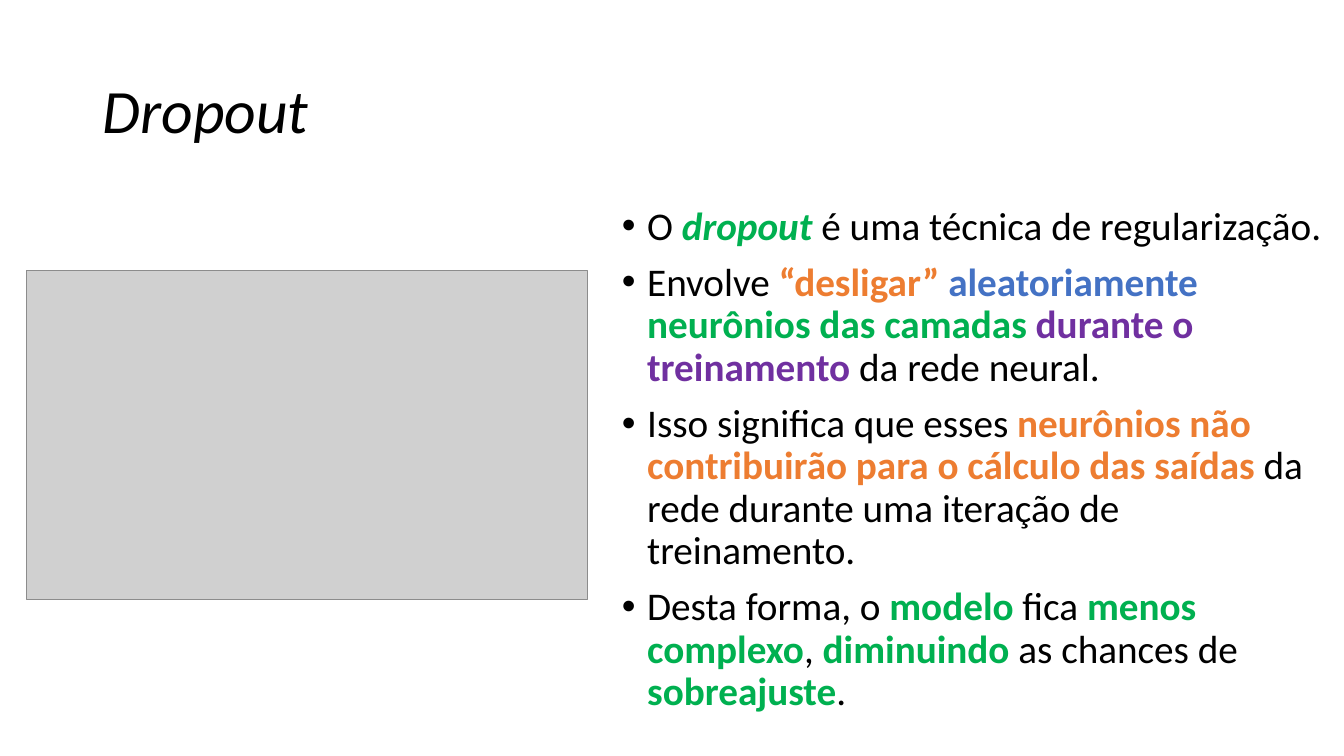
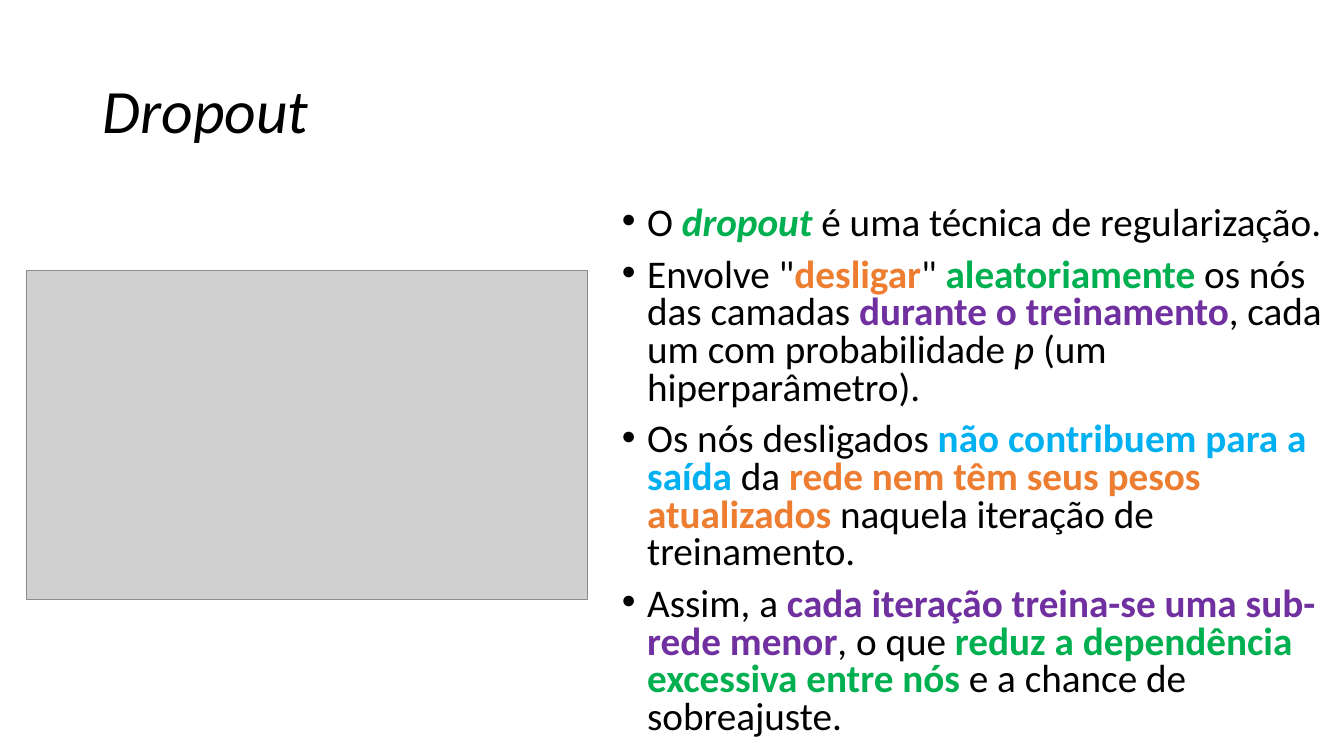
Before and after one commit to zz4fap/c24_inteligencia_artificial, a slide deck: slide 67 of slides/C24_CNN.pptx (slide 66 before the commit). Drawn at 1344x756 pixels with LibreOffice and Linux fonts; fonts in the diff are those of the drawing; grey boxes stand for pictures. Boxes give left, top, right and bottom in pixels: in the first picture for what was removed or moved away, otherwise in the second. Text is boxed around its words. In the diff, an @@ line names an element or a change of style, - is before the commit and + after.

```diff
--- a/slides/C24_CNN.pptx
+++ b/slides/C24_CNN.pptx
@@ text at <box>647,208,1321,243</box>: line spacing 0.9 to 0.8 @@
@@ text at <box>647,260,1321,737</box>: text changed @@
-• Envolve “desligar” aleatoriamente neurônios das camadas durante o treinamento da rede neural.
-• Isso significa que esses neurônios não contribuirão para o cálculo das saídas da rede durante uma iteração de treinamento.
-• Desta forma, o modelo fica menos complexo, diminuindo as chances de sobreajuste.
+• Envolve "desligar" aleatoriamente os nós das camadas durante o treinamento, cada um com probabilidade p (um hiperparâmetro).
+• Os nós desligados não contribuem para a saída da rede nem têm seus pesos atualizados naquela iteração de treinamento.
+• Assim, a cada iteração treina-se uma sub-rede menor, o que reduz a dependência excessiva entre nós e a chance de sobreajuste.
```
Also in this commit, not shown: 14 other slides changed, 3 slides added, 1 slide removed.
